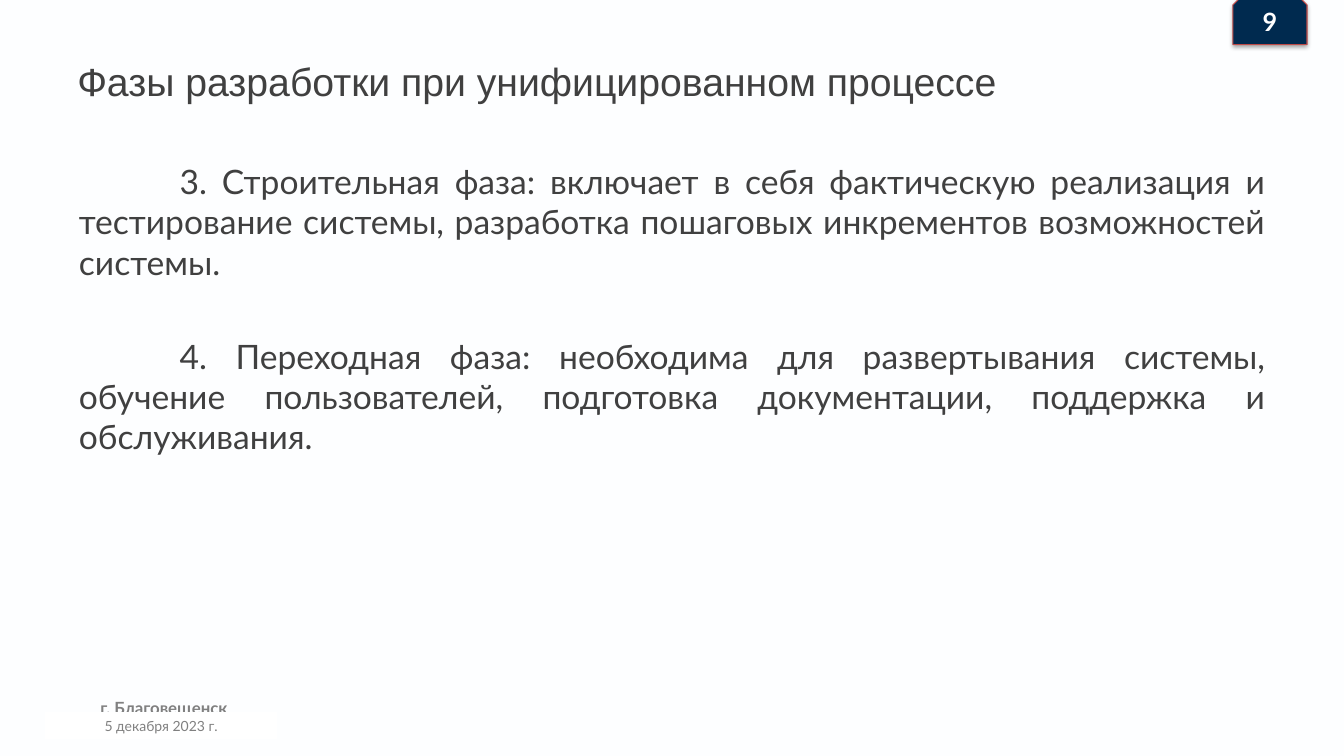
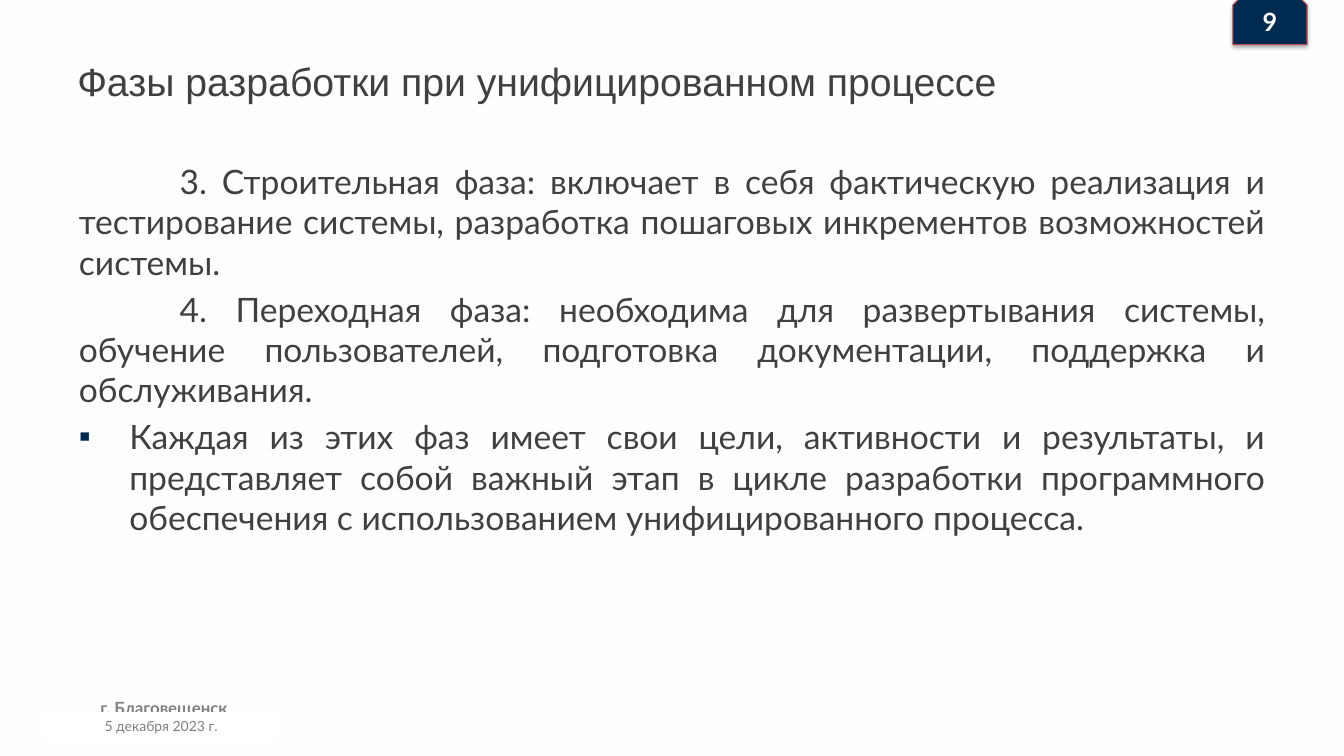
Before and after one commit to Denis-buh/Lesson_repo, a slide deck: slide 10 of Рефераты/Введение в професию/Наработки/Презентация.pptx. Drawn at 1344x756 pixels with LibreOffice and Linux fonts; fonts in the diff are those of the drawing; background and template pictures are left out. Boxes give left, top, right and bottom in pixels: in the first picture for what was removed or moved away, otherwise in the second. Text is boxed around its words. In the diff, an @@ line names an element or a change of style, - is before the commit and + after.

```diff
--- a/Рефераты/Введение в професию/Наработки/Презентация.pptx
+++ b/Рефераты/Введение в професию/Наработки/Презентация.pptx
@@ text at box(129, 425, 1265, 536): paragraph added @@
+▪ Каждая из этих фаз имеет свои цели, активности и результаты, и представляет собой важный этап в цикле разработки программного обеспечения с использованием унифицированного процесса.
```
